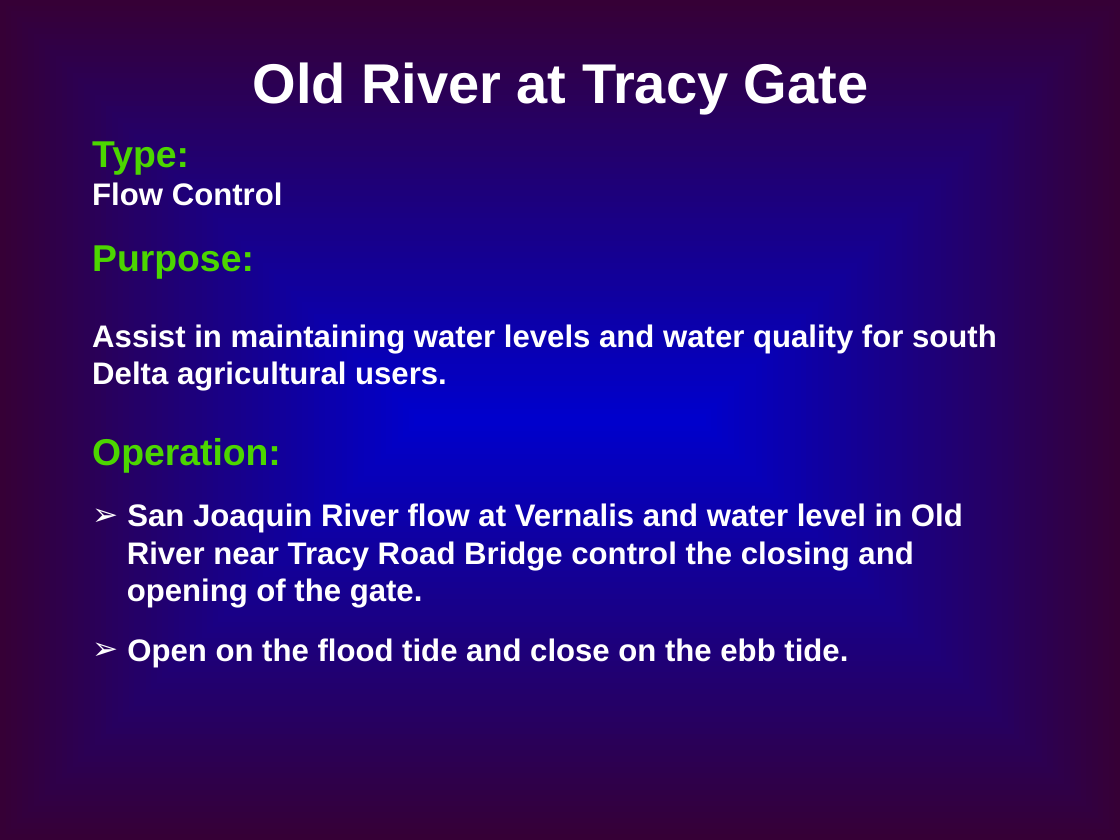
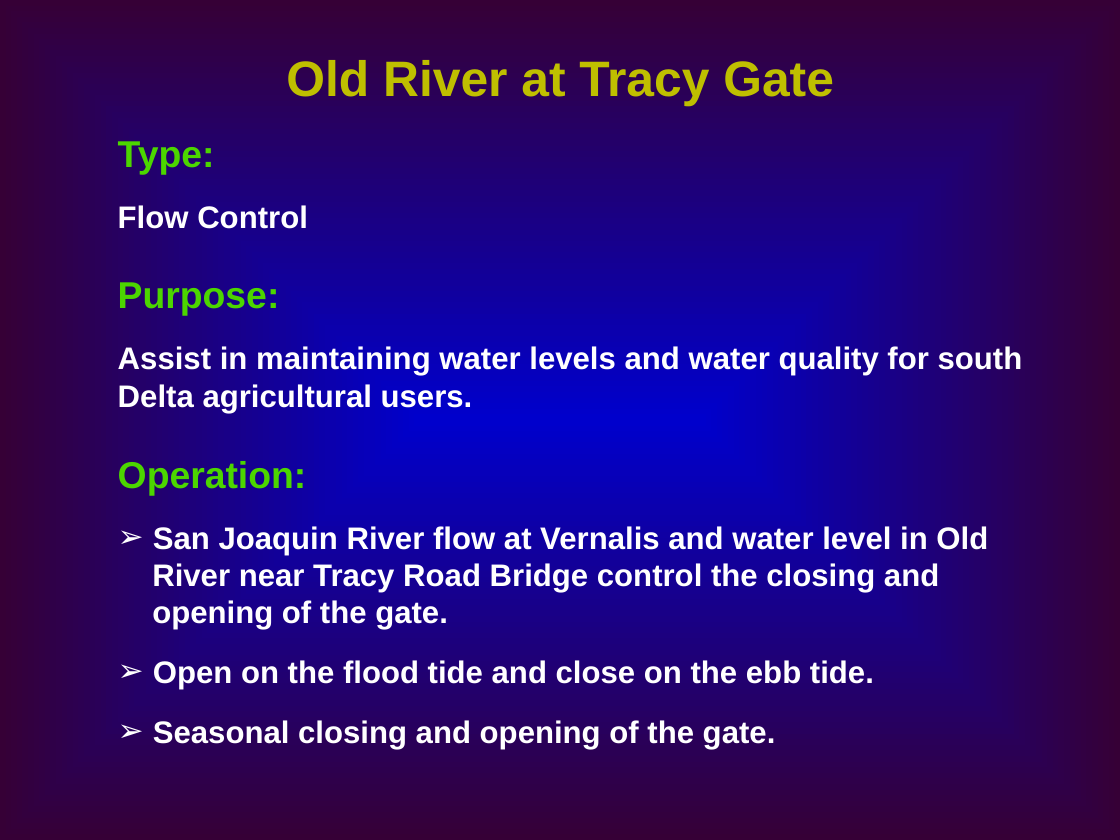
Before and after one commit to CADWRDeltaModeling/dsm2, a slide deck: slide 7 of dsm2/presentations/DSM2 Operting Rule.ppt. Drawn at 1120x840 pixels with LibreOffice and Linux fonts; fonts in the diff are those of the drawing. Boxes give left, top, right and bottom in pixels: in the first picture for what was removed or moved away, otherwise in the second. Text is boxed around its words. In the diff, an @@ line names an element or a change of style, - is before the commit and + after.

```diff
--- a/dsm2/presentations/DSM2 Operting Rule.ppt
+++ b/dsm2/presentations/DSM2 Operting Rule.ppt
@@ text "Old River at Tracy Gate" at (x1=286, y1=60, x2=834, y2=107): size 36 to 32 pt, text colour #FFFFFF to #BFBF00 @@
@@ text "Type:" moved from (x1=92, y1=141, x2=997, y2=667) to (x1=118, y1=141, x2=1023, y2=749) @@
@@ text at (x1=153, y1=720, x2=776, y2=749): paragraph added @@
+➢ Seasonal closing and opening of the gate.
```
Also in this commit, not shown: 19 other slides changed, 1 slide added, 1 slide removed.
